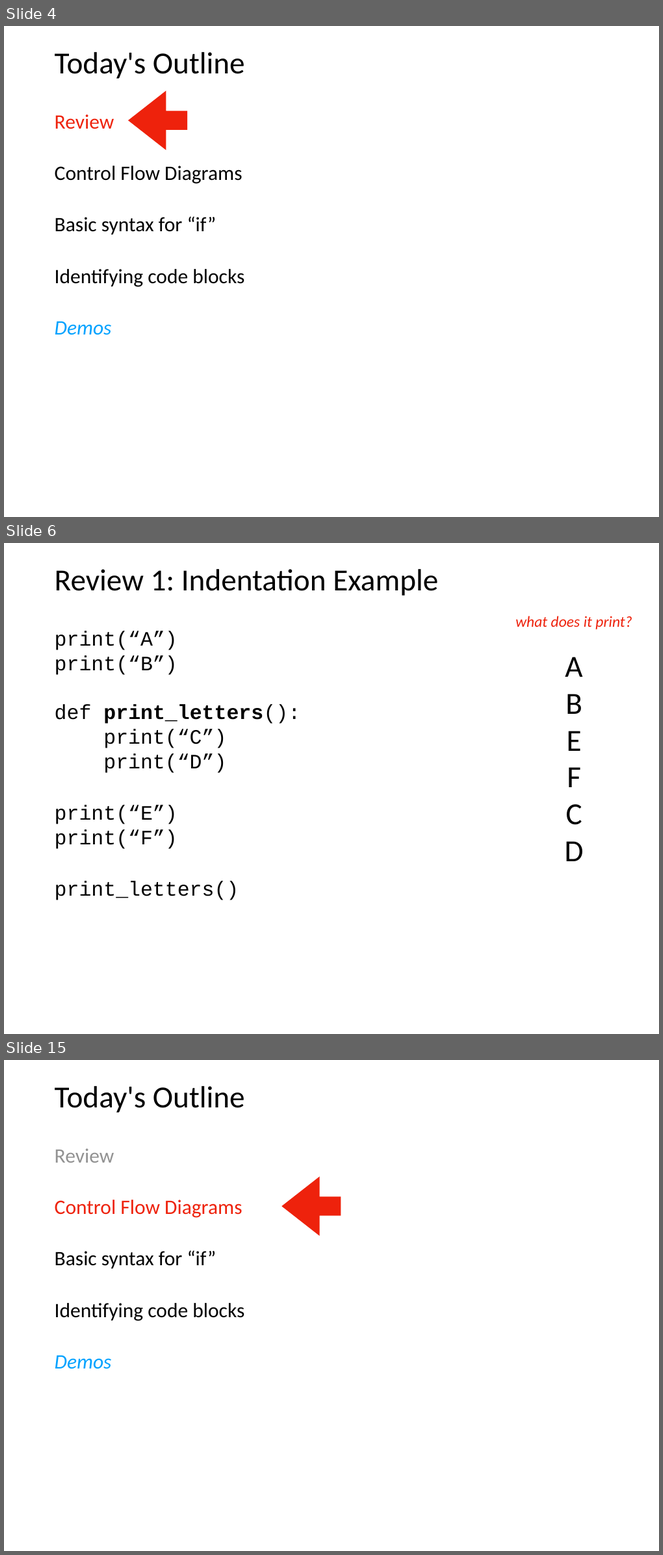
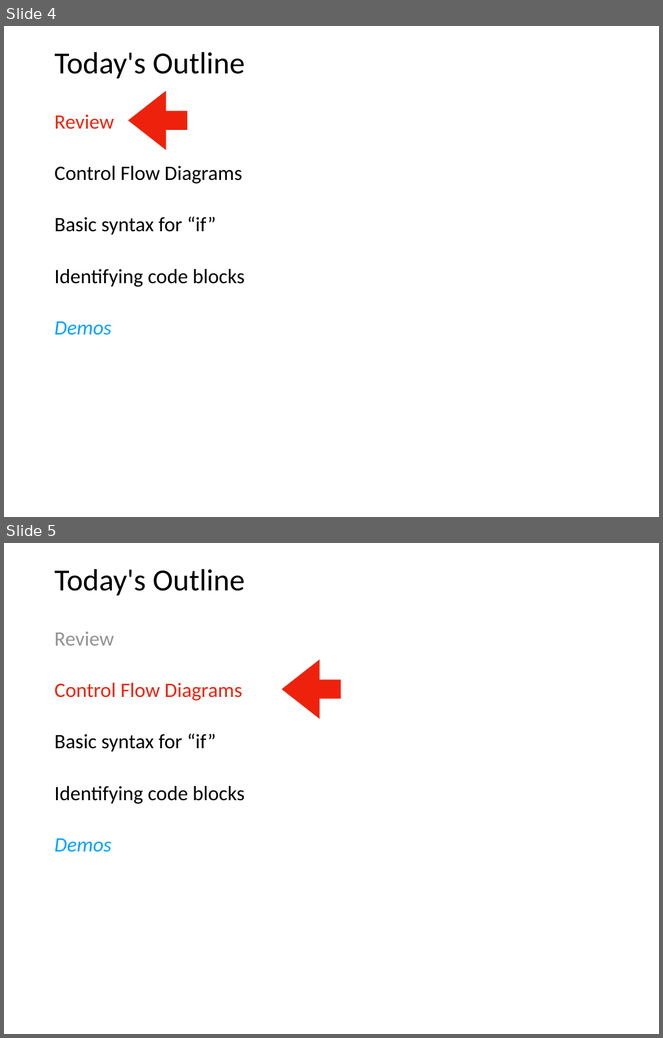
Before and after one commit to tylerharter/caraza-harter-com, a slide deck: tyler/meena/cs220/s22/materials/lecture_ppts/lec_08_S22.ppt. Shown one above the other, each under a label of ours: slides 4, 6 and 15 before the commit, slides 4 and 5 after it; the slides between them are not shown. The pictures are 663x1555 and 663x1038 pixels, drawn with LibreOffice and Linux fonts; fonts in the diff are those of the drawing. Boxes give left, top, right and bottom in pixels: in the first picture for what was removed or moved away, otherwise in the second. Text is boxed around its words. In the diff, an @@ line names an element or a change of style, - is before the commit and + after.

```diff
--- a/tyler/meena/cs220/s22/materials/lecture_ppts/lec_08_S22.ppt
+++ b/tyler/meena/cs220/s22/materials/lecture_ppts/lec_08_S22.ppt
@@ slide 6 removed at (4,543,659,1034), background #FFFFFF @@
@@ title removed at (55,569,438,596) @@
-Review 1: Indentation Example
@@ text removed at (516,616,632,629) @@
-what does it print?
@@ text removed at (55,631,300,901) @@
-    print(“A”)
-    print(“B”)
-    def print_letters():
-    print(“C”)
-    print(“D”)
-  print(“E”)
-  print(“F”)
-  print_letters()
@@ text removed at (565,657,584,861) @@
-A
-B
-E
-F
-C
-D
@@ what was slide 15 is now slide 5 @@
```
Also in this commit, not shown: 1 slide changed, 1 slide added, 11 other slides removed.
